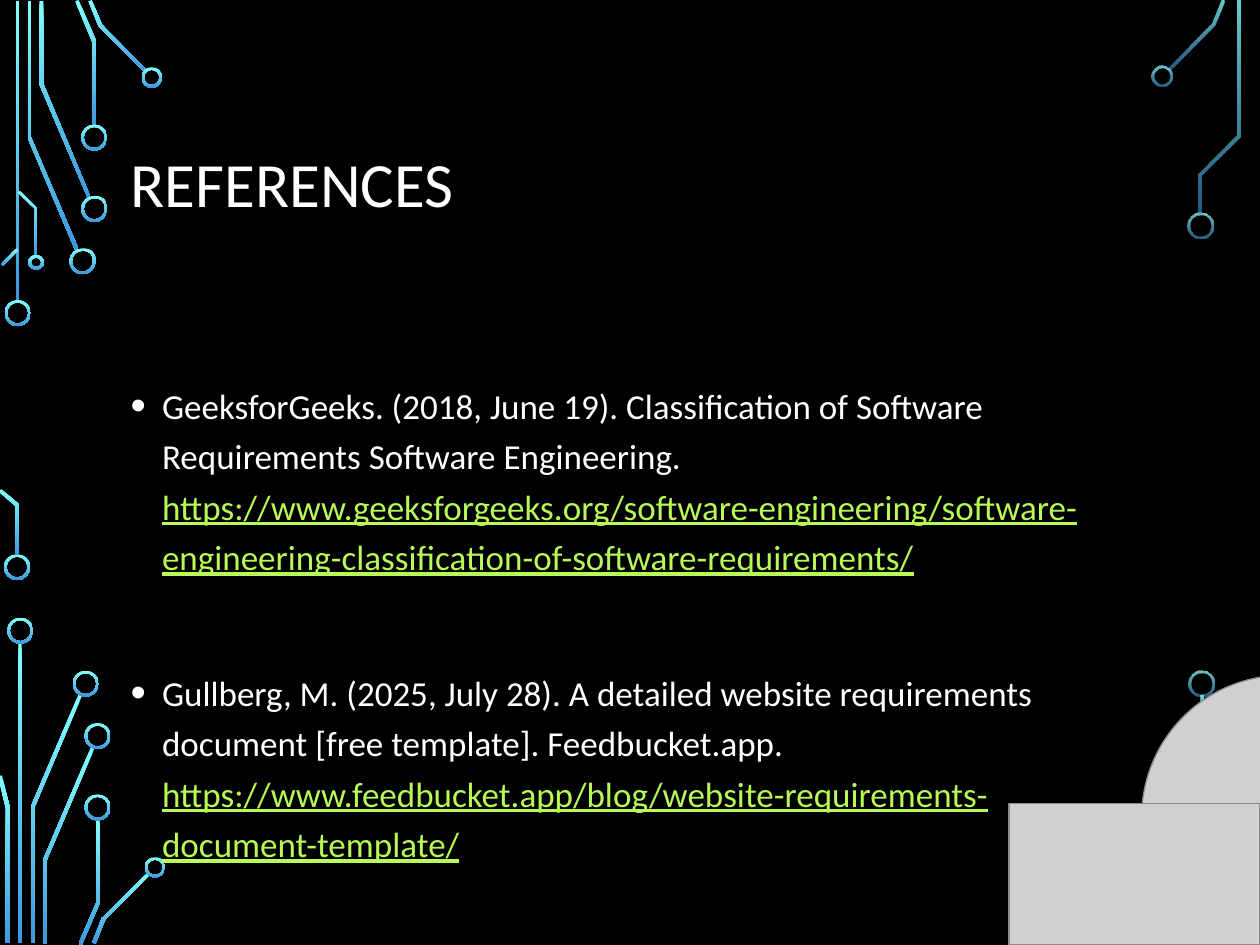
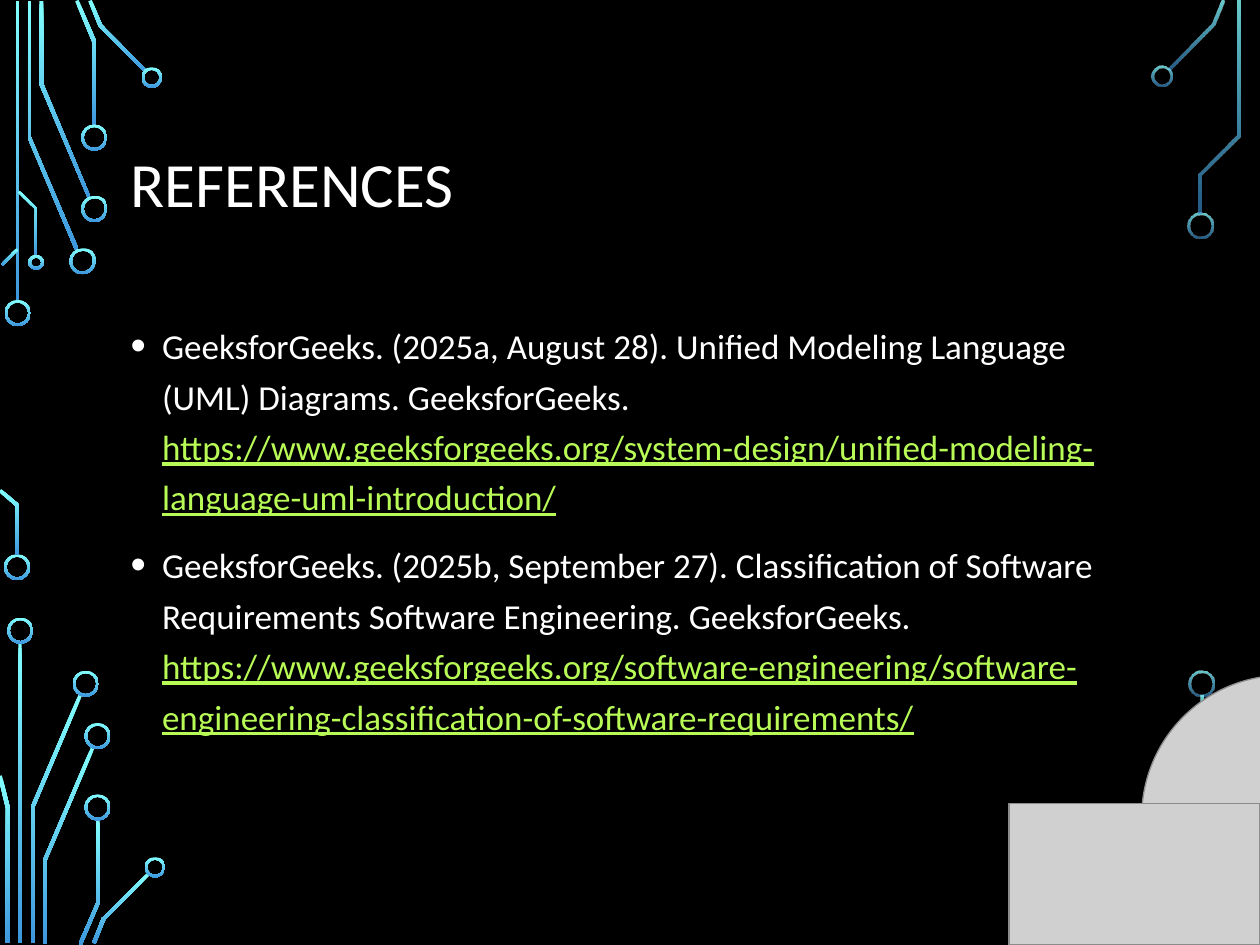
Before and after one commit to aklsof/My_Projects, a slide deck: slide 18 of Student_Enrollment_Presentation_Sofiane_Akli.pptx. Drawn at 1260x945 pixels with LibreOffice and Linux fonts; fonts in the diff are those of the drawing; grey boxes stand for pictures; background and template pictures are left out. Boxes give left, top, right and bottom in pixels: in the first picture for what was removed or moved away, otherwise in the second. Text is boxed around its words. In the diff, an @@ line names an element or a change of style, - is before the commit and + after.

Commit message:
Student enrollement platform project CST 499 submitted
This submission contains a compressed folder that contains the student enrollment platform project and the updated PowerPoint presentation file.

```diff
--- a/Student_Enrollment_Presentation_Sofiane_Akli.pptx
+++ b/Student_Enrollment_Presentation_Sofiane_Akli.pptx
@@ text at (162, 333, 1093, 736): text changed @@
-• GeeksforGeeks. (2018, June 19). Classification of Software Requirements Software Engineering. https://www.geeksforgeeks.org/software-engineering/software-engineering-classification-of-software-requirements/
-• Gullberg, M. (2025, July 28). A detailed website requirements document [free template]. Feedbucket.app. https://www.feedbucket.app/blog/website-requirements-document-template/
-• Process Impact. (2023). Training and Presentations. https://www.processimpact.com/training.html
+• GeeksforGeeks. (2025a, August 28). Unified Modeling Language (UML) Diagrams. GeeksforGeeks. https://www.geeksforgeeks.org/system-design/unified-modeling-language-uml-introduction/
+• GeeksforGeeks. (2025b, September 27). Classification of Software Requirements Software Engineering. GeeksforGeeks. https://www.geeksforgeeks.org/software-engineering/software-engineering-classification-of-software-requirements/
```
Also in this commit, not shown: 1 other file.
